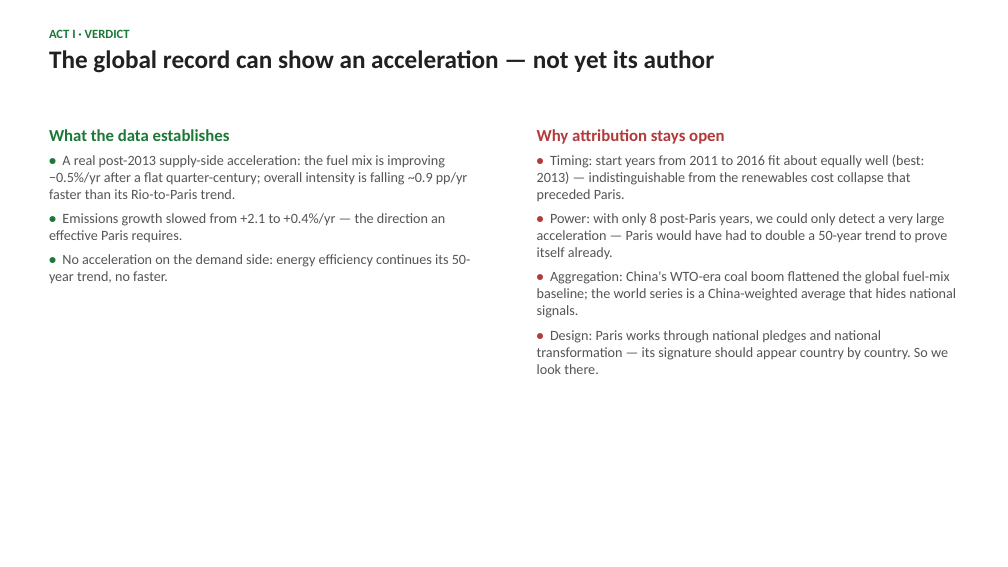
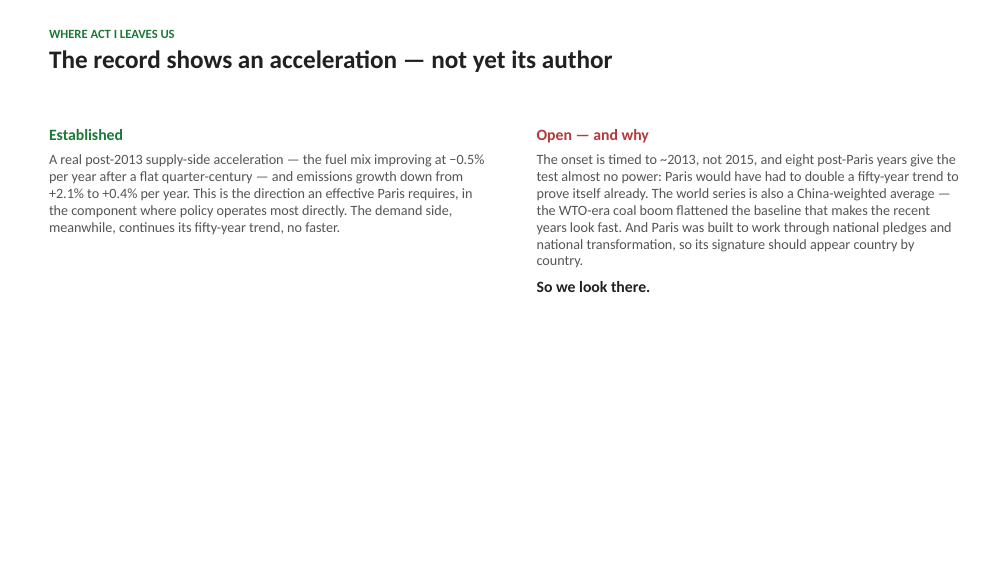
Before and after one commit to cwejnert/HDI-Happiness, a slide deck: slide 11 of carbon_breakpoints_takeaway_figures/what_bends_the_curve_final.pptx (slide 10 before the commit). Drawn at 1008x567 pixels with LibreOffice and Linux fonts; fonts in the diff are those of the drawing. Boxes give left, top, right and bottom in pixels: in the first picture for what was removed or moved away, otherwise in the second. Text is boxed around its words. In the diff, an @@ line names an element or a change of style, - is before the commit and + after.

```diff
--- a/carbon_breakpoints_takeaway_figures/what_bends_the_curve_final.pptx
+++ b/carbon_breakpoints_takeaway_figures/what_bends_the_curve_final.pptx
@@ text at [49,28,613,72]: text changed @@
-ACT I · VERDICT
-The global record can show an acceleration — not yet its author
+WHERE ACT I LEAVES US
+The record shows an acceleration — not yet its author
@@ text at [49,129,484,234]: text changed @@
-What the data establishes
-• A real post-2013 supply-side acceleration: the fuel mix is improving −0.5%/yr after a flat quarter-century; overall intensity is falling ~0.9 pp/yr faster than its Rio-to-Paris trend.
-• Emissions growth slowed from +2.1 to +0.4%/yr — the direction an effective Paris requires.
-• No acceleration on the demand side: energy efficiency continues its 50-year trend, no faster.
+Established
+A real post-2013 supply-side acceleration — the fuel mix improving at −0.5% per year after a flat quarter-century — and emissions growth down from +2.1% to +0.4% per year. This is the direction an effective Paris requires, in the component where policy operates most directly. The demand side, meanwhile, continues its fifty-year trend, no faster.
@@ text at [537,129,959,292]: text changed @@
-Why attribution stays open
-• Timing: start years from 2011 to 2016 fit about equally well (best: 2013) — indistinguishable from the renewables cost collapse that preceded Paris.
-• Power: with only 8 post-Paris years, we could only detect a very large acceleration — Paris would have had to double a 50-year trend to prove itself already.
-• Aggregation: China's WTO-era coal boom flattened the global fuel-mix baseline; the world series is a China-weighted average that hides national signals.
-• Design: Paris works through national pledges and national transformation — its signature should appear country by country. So we look there.
+Open — and why
+The onset is timed to ~2013, not 2015, and eight post-Paris years give the test almost no power: Paris would have had to double a fifty-year trend to prove itself already. The world series is also a China-weighted average — the WTO-era coal boom flattened the baseline that makes the recent years look fast. And Paris was built to work through national pledges and national transformation, so its signature should appear country by country.
+So we look there.
```
Also in this commit, not shown: 13 other slides changed, 13 slides added, 8 slides removed, 2 other files.
